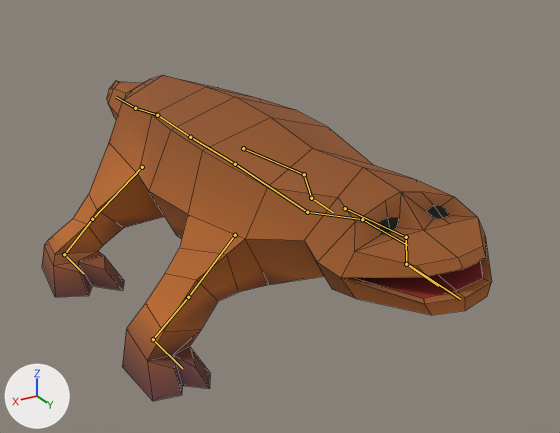
The Blender file common/lizard.blend, before and after one commit.
The view is the same before and after, from a 50 mm camera at (6.2, 11.65, 6.77) aimed at (-0.52, 0.46, 1.18). Lighting does not change. The marker at lower left points along +X, +Y and +Z. The bones that bend it are drawn over the model as lines. Mesh edges are drawn as thin lines.
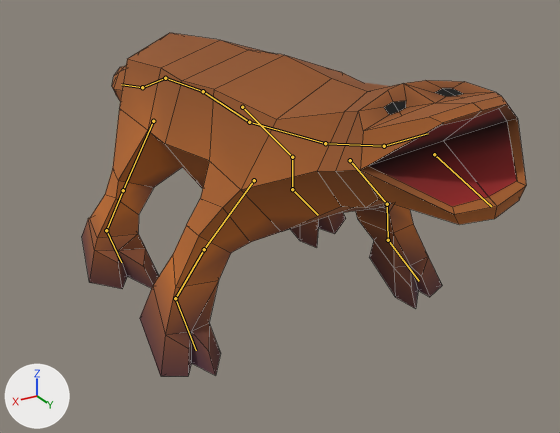
The newer file adds an action. The first version stands in its rest pose; the second is drawn at frame 16 of the action 'AttackStart'.

Boxes (x1, y1, x2, y2) around the edits, measured in the pictures (560 x 433 px):
'Cube', posed: before (42, 76, 492, 401); after (82, 33, 526, 376)
bone 'Root', root to tip: before (190, 137) to (235, 164); after (203, 91) to (249, 122)
bone 'Spine', root to tip: before (235, 164) to (307, 212); after (249, 122) to (325, 143)
bone 'Spine.001', root to tip: before (307, 212) to (362, 219); after (325, 143) to (384, 146)
bone 'Head', root to tip: before (362, 219) to (407, 245); after (384, 146) to (428, 133)
bone 'Jaw', root to tip: before (406, 263) to (460, 299); after (434, 154) to (491, 206)
bone 'Tail', root to tip: before (190, 137) to (157, 115); after (203, 91) to (165, 78)
bone 'Tail.001', root to tip: before (157, 115) to (135, 108); after (165, 78) to (142, 87)
bone 'Tail.002', root to tip: before (135, 108) to (116, 97); after (142, 87) to (121, 84)
bone 'BackLeg.R', root to tip: before (142, 167) to (92, 219); after (153, 121) to (123, 190)
bone 'BackLeg.001.R', root to tip: before (92, 219) to (64, 254); after (123, 190) to (106, 230)
bone 'BackLeg.002.R', root to tip: before (64, 254) to (83, 273); after (106, 230) to (121, 262)
bone 'FrontLeg.R', root to tip: before (235, 235) to (188, 297); after (254, 180) to (204, 249)
bone 'FrontLeg.001.R', root to tip: before (188, 297) to (153, 339); after (204, 249) to (175, 298)
bone 'FrontLeg.002.R', root to tip: before (153, 339) to (182, 368); after (175, 298) to (196, 350)
bone 'BackLeg.L', root to tip: before (243, 148) to (304, 174); after (242, 107) to (292, 157)
bone 'BackLeg.001.L', root to tip: before (304, 174) to (311, 198); after (292, 157) to (292, 189)
bone 'BackLeg.002.L', root to tip: before (311, 198) to (333, 212); after (292, 189) to (318, 215)
bone 'FrontLeg.L', root to tip: before (345, 208) to (406, 237); after (350, 160) to (387, 204)
bone 'FrontLeg.001.L', root to tip: before (406, 237) to (406, 264); after (387, 204) to (388, 240)
bone 'FrontLeg.002.L', root to tip: before (406, 264) to (438, 286); after (388, 240) to (419, 281)

The edits, one by one:
Bone 'Root' (bone_root) moves from (0.0, 0.0, 0.0) to (-0.17, 0.3, 0.98).
Bone 'Root' (bone_root) turns from (0, 0, 0) to (-4, 0, -1) degrees about its own x, y and z.
Bone 'Spine' (bone_spine) turns from (0, 0, 0) to (12, 0, 0) degrees about its own x, y and z.
Bone 'Spine.001' (bone_spine_001) turns from (0, 0, 0) to (-9, -1, -1) degrees about its own x, y and z.
Bone 'Head' (bone_head) turns from (0, 0, 0) to (26, 6, 1) degrees about its own x, y and z.
Bone 'Jaw' (bone_jaw) turns from (0, 0, 0) to (-42, 2, -1) degrees about its own x, y and z.
Bone 'Tail' (bone_tail) moves from (0.0, 0.0, 0.0) to (0.17, -0.27, 0.99).
Bone 'Tail' (bone_tail) turns from (0, 0, 0) to (-4, 0, 2) degrees about its own x, y and z.
Bone 'Tail.001' (bone_tail_001) turns from (0, 0, 0) to (-9, 0, 0) degrees about its own x, y and z.
Bone 'Tail.002' (bone_tail_002) turns from (0, 0, 0) to (6, 0, 0) degrees about its own x, y and z.
Bone 'BackLeg.R' (bone_backleg_r) moves from (0.0, 0.0, 0.0) to (-0.37, -0.49, 0.86).
Bone 'BackLeg.R' (bone_backleg_r) turns from (0, 0, 0) to (-21, 20, -1) degrees about its own x, y and z.
Bone 'BackLeg.001.R' (bone_backleg_001_r) turns from (0, 0, 0) to (14, -1, -7) degrees about its own x, y and z.
Bone 'BackLeg.002.R' (bone_backleg_002_r) turns from (0, 0, 0) to (-5, -20, -17) degrees about its own x, y and z.
Bone 'FrontLeg.R' (bone_frontleg_r) moves from (0.0, 0.0, 0.0) to (-0.38, -0.51, 0.84).
Bone 'FrontLeg.R' (bone_frontleg_r) turns from (0, 0, 0) to (-21, 13, -23) degrees about its own x, y and z.
Bone 'FrontLeg.001.R' (bone_frontleg_001_r) turns from (0, 0, 0) to (20, -13, 14) degrees about its own x, y and z.
Bone 'FrontLeg.002.R' (bone_frontleg_002_r) turns from (0, 0, 0) to (-18, -10, -29) degrees about its own x, y and z.
Bone 'BackLeg.L' (bone_backleg_l) moves from (0.0, 0.0, 0.0) to (0.37, -0.49, 0.86).
Bone 'BackLeg.L' (bone_backleg_l) turns from (0, 0, 0) to (-21, -20, 1) degrees about its own x, y and z.
Bone 'BackLeg.001.L' (bone_backleg_001_l) turns from (0, 0, 0) to (14, 1, 7) degrees about its own x, y and z.
Bone 'BackLeg.002.L' (bone_backleg_002_l) turns from (0, 0, 0) to (-5, 20, 17) degrees about its own x, y and z.
Bone 'FrontLeg.L' (bone_frontleg_l) moves from (0.0, 0.0, 0.0) to (0.38, -0.51, 0.84).
Bone 'FrontLeg.L' (bone_frontleg_l) turns from (0, 0, 0) to (-21, -13, 23) degrees about its own x, y and z.
Bone 'FrontLeg.001.L' (bone_frontleg_001_l) turns from (0, 0, 0) to (20, 13, -14) degrees about its own x, y and z.
Bone 'FrontLeg.002.L' (bone_frontleg_002_l) turns from (0, 0, 0) to (-18, 10, 29) degrees about its own x, y and z.
